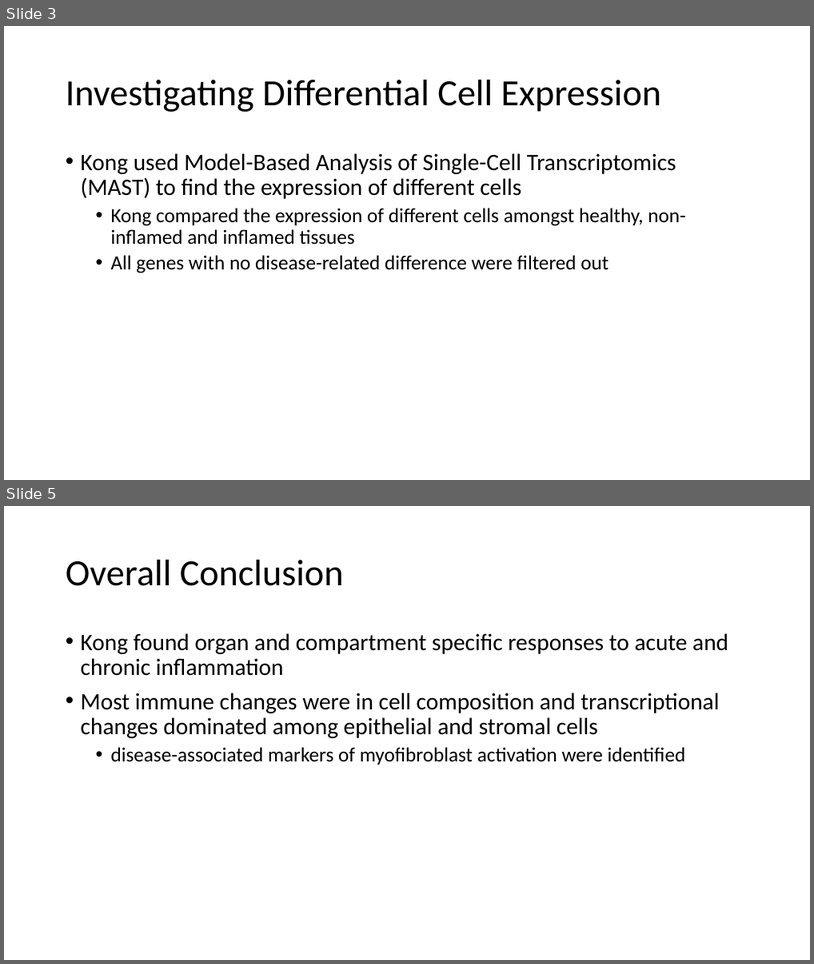
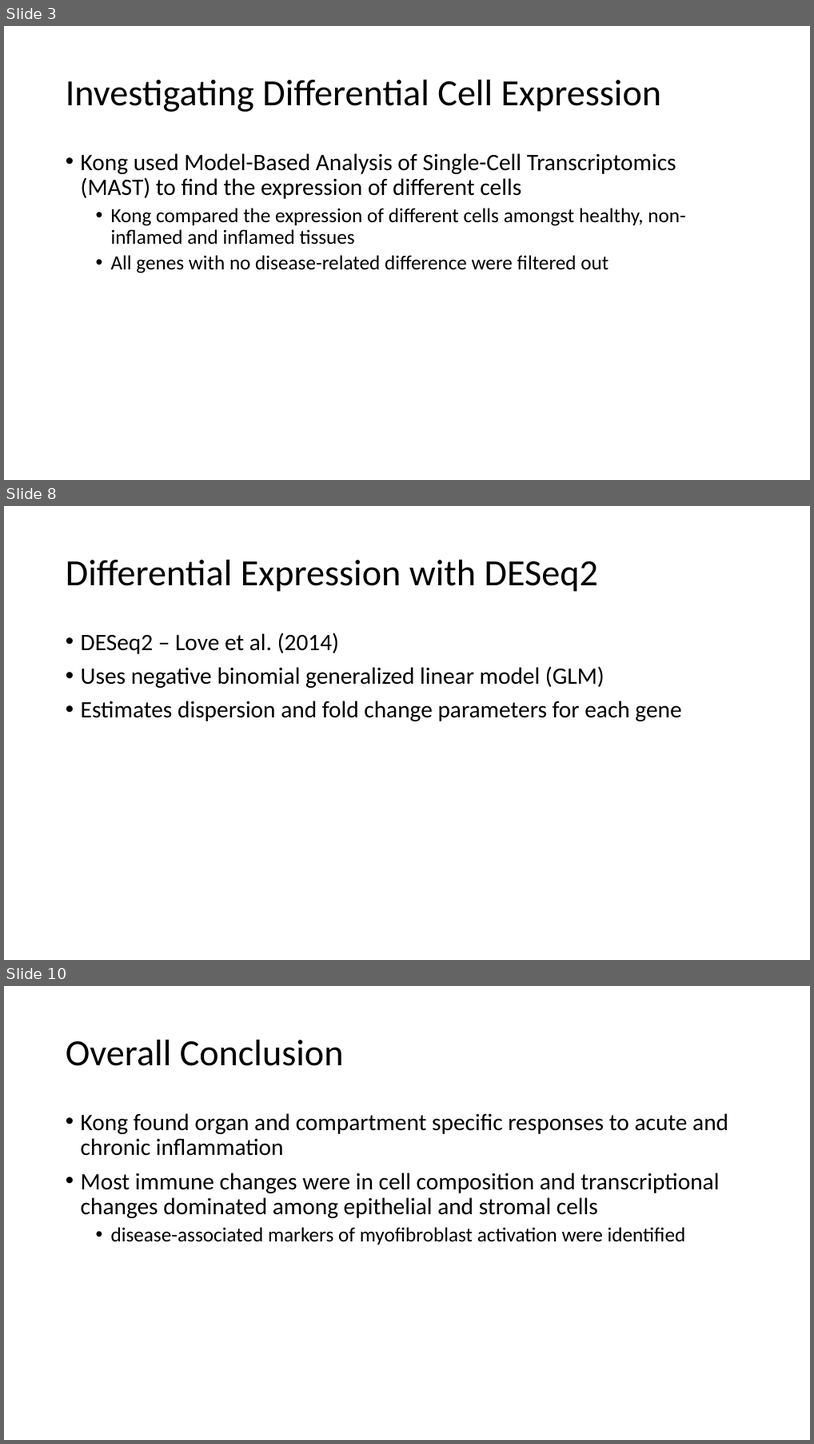
Before and after one commit to anthonylopes54/CPSC-445, a slide deck: cpsc445Presentation.pptx. Shown one above the other, each under a label of ours: slides 3 and 5 before the commit, slides 3, 8 and 10 after it; the slides between them are not shown. The pictures are 814x964 and 814x1444 pixels, drawn with LibreOffice and Linux fonts; fonts in the diff are those of the drawing. Boxes give left, top, right and bottom in pixels: in the first picture for what was removed or moved away, otherwise in the second. Text is boxed around its words. In the diff, an @@ line names an element or a change of style, - is before the commit and + after.

```diff
--- a/cpsc445Presentation.pptx
+++ b/cpsc445Presentation.pptx
@@ slide 8 added at [4, 506, 810, 960], background #FFFFFF @@
@@ title added at [66, 560, 598, 592], 44 pt, text #000000 @@
+Differential Expression with DESeq2
@@ text added at [81, 632, 682, 721], 28 pt, text #000000 @@
+• DESeq2 – Love et al. (2014)
+• Uses negative binomial generalized linear model (GLM)
+• Estimates dispersion and fold change parameters for each gene
@@ what was slide 5 is now slide 10 @@
```
Also in this commit, not shown: 1 slide changed, 4 other slides added, 1 other file.
